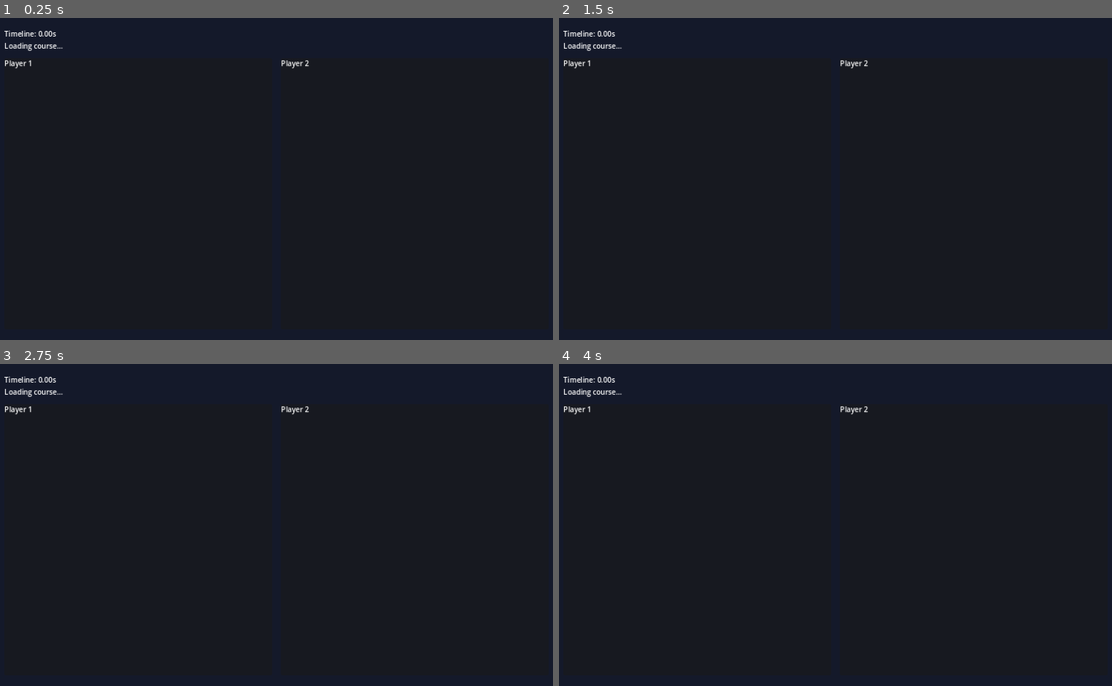
Above: before the commit, frames 1-4 (two rows, left to right).
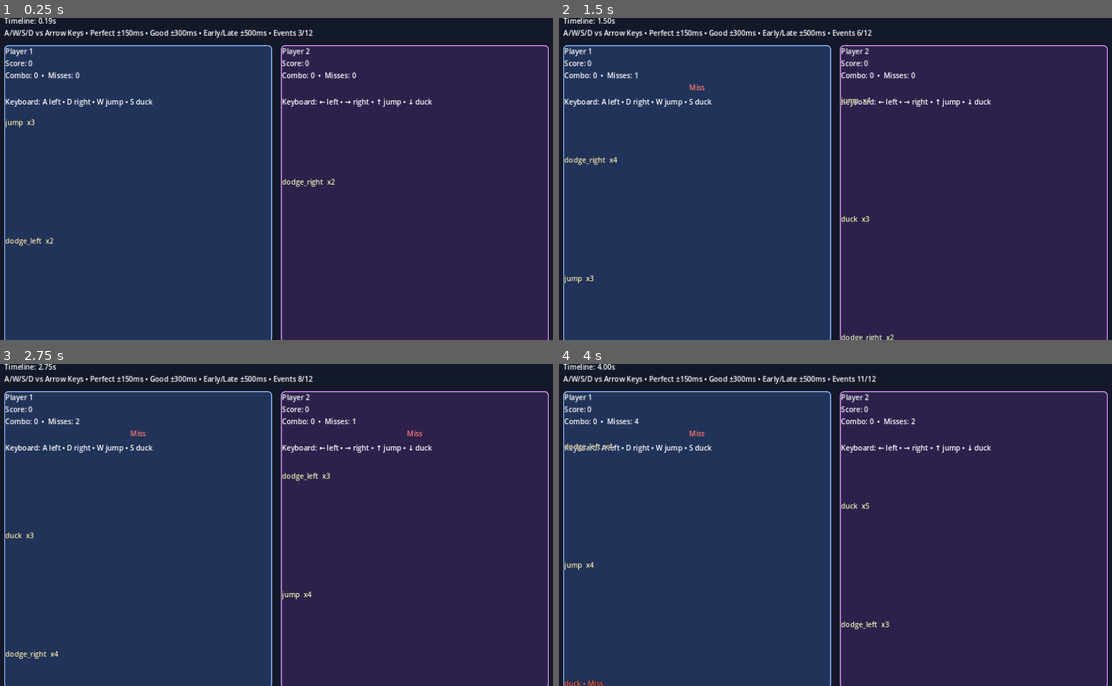
Above: after the commit, the same moments.

Repository: goblinsan/beat-dodge
Game: Godot game, scene res://scenes/main.tscn
The game is run twice, just before and just after one commit, with the same random seed, the same clock (stepped at 60 frames per second) and the same inputs.
Inputs:
- Up to frame 1 (0.25 s): no input
- Up to frame 2 (1.5 s): tap Enter at 0.5 s; hold D 0.53-1.28 s; hold S from 1.28 s (still down)
- Up to frame 3 (2.75 s): release S at 2.03 s; hold D from 2.03 s (still down)
- Up to frame 4 (4 s): release D at 2.78 s; hold W 2.78-3.53 s; hold A from 3.53 s (still down)

The runs differ from the first frame. In frame 1, 89% of the frame differs, in the area x 0-100%, y 0-100%; in frame 2, 89%; in frame 3, 89%; in frame 4, 89%.
Error before the commit: Invalid assignment of property or key 'border_width_all' with value of type 'int' on a base object of type 'StyleBoxFlat'. (res://scripts/course_runtime.gd:61)

Commit message:
feat: add keyboard scoring and results
Agent-Logs-Url: https://github.com/goblinsan/beat-dodge/sessions/832a644c-2234-4c4b-a213-1d87e70d548b

Co-authored-by: goblinsan <5173291+goblinsan@users.noreply.github.com>

Diff:
--- a/game/godot-project/scenes/main.tscn
+++ b/game/godot-project/scenes/main.tscn
@@ -64,6 +64,26 @@
 layout_mode = 2
 text = "Player 1"
 
+[node name="Lane1ScoreLabel" type="Label" parent="UI/Lanes/LanePlayer1/LaneContent"]
+unique_name_in_owner = true
+layout_mode = 2
+text = "Score: 0"
+
+[node name="Lane1ComboLabel" type="Label" parent="UI/Lanes/LanePlayer1/LaneContent"]
+unique_name_in_owner = true
+layout_mode = 2
+text = "Combo: 0  •  Misses: 0"
+
+[node name="Lane1FeedbackLabel" type="Label" parent="UI/Lanes/LanePlayer1/LaneContent"]
+unique_name_in_owner = true
+custom_minimum_size = Vector2(0, 28)
+layout_mode = 2
+horizontal_alignment = 1
+
+[node name="LaneBindingsLabel" type="Label" parent="UI/Lanes/LanePlayer1/LaneContent"]
+layout_mode = 2
+text = "Keyboard: A left • D right • W jump • S duck"
+
 [node name="Lane1PromptLayer" type="Control" parent="UI/Lanes/LanePlayer1/LaneContent"]
 unique_name_in_owner = true
 custom_minimum_size = Vector2(0, 520)
@@ -83,8 +103,66 @@
 layout_mode = 2
 text = "Player 2"
 
+[node name="Lane2ScoreLabel" type="Label" parent="UI/Lanes/LanePlayer2/LaneContent"]
+unique_name_in_owner = true
+layout_mode = 2
+text = "Score: 0"
+
+[node name="Lane2ComboLabel" type="Label" parent="UI/Lanes/LanePlayer2/LaneContent"]
+unique_name_in_owner = true
+layout_mode = 2
+text = "Combo: 0  •  Misses: 0"
+
+[node name="Lane2FeedbackLabel" type="Label" parent="UI/Lanes/LanePlayer2/LaneContent"]
+unique_name_in_owner = true
+custom_minimum_size = Vector2(0, 28)
+layout_mode = 2
+horizontal_alignment = 1
+
+[node name="LaneBindingsLabel" type="Label" parent="UI/Lanes/LanePlayer2/LaneContent"]
+layout_mode = 2
+text = "Keyboard: ← left • → right • ↑ jump • ↓ duck"
+
 [node name="Lane2PromptLayer" type="Control" parent="UI/Lanes/LanePlayer2/LaneContent"]
 unique_name_in_owner = true
 custom_minimum_size = Vector2(0, 520)
 layout_mode = 2
 size_flags_vertical = 3
+
+[node name="ResultsOverlay" type="CenterContainer" parent="."]
+unique_name_in_owner = true
+visible = false
+layout_mode = 1
+anchors_preset = 15
+anchor_right = 1.0
+anchor_bottom = 1.0
+grow_horizontal = 2
+grow_vertical = 2
+mouse_filter = 2
+
+[node name="ResultsPanel" type="PanelContainer" parent="ResultsOverlay"]
+layout_mode = 2
+custom_minimum_size = Vector2(620, 0)
+
+[node name="ResultsMargin" type="MarginContainer" parent="ResultsOverlay/ResultsPanel"]
+layout_mode = 2
+theme_override_constants/margin_left = 24
+theme_override_constants/margin_top = 24
+theme_override_constants/margin_right = 24
+theme_override_constants/margin_bottom = 24
+
+[node name="ResultsContent" type="VBoxContainer" parent="ResultsOverlay/ResultsPanel/ResultsMargin"]
+layout_mode = 2
+theme_override_constants/separation = 12
+
+[node name="ResultsTitleLabel" type="Label" parent="ResultsOverlay/ResultsPanel/ResultsMargin/ResultsContent"]
+unique_name_in_owner = true
+layout_mode = 2
+horizontal_alignment = 1
+text = "Results"
+
+[node name="ResultsBodyLabel" type="Label" parent="ResultsOverlay/ResultsPanel/ResultsMargin/ResultsContent"]
+unique_name_in_owner = true
+layout_mode = 2
+autowrap_mode = 3
+text = ""
--- a/game/godot-project/scripts/course_runtime.gd
+++ b/game/godot-project/scripts/course_runtime.gd
@@ -1,4 +1,11 @@
 extends Control
+
+const PLAYER_1 := "player_1"
+const PLAYER_2 := "player_2"
+
+const PERFECT_SCORE := 1000
+const GOOD_SCORE := 500
+const OK_SCORE := 250
 
 @export_file("*.json") var course_path: String = "res://data/sample_course.json"
 @export_file("*.wav", "*.ogg", "*.mp3") var music_path: String = ""
@@ -7,29 +14,53 @@
 @export var prompt_overshoot_ratio: float = 1.3
 @export var prompt_fade_seconds: float = 0.6
 @export var prompt_cleanup_delay: float = 0.7
+@export var perfect_window_seconds: float = 0.15
+@export var good_window_seconds: float = 0.3
+@export var early_late_window_seconds: float = 0.5
+@export var feedback_hold_seconds: float = 0.9
 
 @onready var audio_player: AudioStreamPlayer = $AudioPlayer
 @onready var lane_1_prompt_layer: Control = %Lane1PromptLayer
 @onready var lane_2_prompt_layer: Control = %Lane2PromptLayer
 @onready var lane_1_panel: PanelContainer = %LanePlayer1
 @onready var lane_2_panel: PanelContainer = %LanePlayer2
-@onready var timeline_label: Label = %TimelineLabel
-@onready var status_label: Label = %StatusLabel
-
-var _events: Array[Dictionary] = []
+@onready var lane_1_score_label: Label = %Lane1ScoreLabel
+@onready var lane_2_score_label: Label = %Lane2ScoreLabel
+@onready var lane_1_combo_label: Label = %Lane1ComboLabel
+@onready var lane_2_combo_label: Label = %Lane2ComboLabel
+@onready var lane_1_feedback_label: Label = %Lane1FeedbackLabel
+@onready var lane_2_feedback_label: Label = %Lane2FeedbackLabel
+@onready var timeline_label: Label = $UI/Header/TimelineLabel
+@onready var status_label: Label = $UI/Header/StatusLabel
+@onready var results_overlay: Control = %ResultsOverlay
+@onready var results_title_label: Label = %ResultsTitleLabel
+@onready var results_body_label: Label = %ResultsBodyLabel
+
+var _events: Array = []
 var _spawn_index: int = 0
 var _timeline_seconds: float = 0.0
 var _song_duration_seconds: float = 0.0
+var _course_end_seconds: float = 0.0
 var _start_ticks_msec: int = 0
 var _active_prompts: Array[Label] = []
+var _player_state: Dictionary = {}
+var _results_shown: bool = false
 
 func _ready() -> void:
+    _player_state = {
+        PLAYER_1: _make_player_state(),
+        PLAYER_2: _make_player_state(),
+    }
+
     _configure_lane_styles()
+    _update_hud()
+    results_overlay.visible = false
 
     var course: Dictionary = _load_course(course_path)
     if course.is_empty():
         status_label.text = "Unable to load course JSON"
         set_process(false)
+        set_process_unhandled_input(false)
         return
 
     _events = course.get("events", [])
@@ -39,41 +70,60 @@
 
     var song_data: Dictionary = course.get("song", {})
     _song_duration_seconds = float(song_data.get("duration_seconds", 0.0))
+    _course_end_seconds = max(_song_duration_seconds, _last_event_time() + early_late_window_seconds + prompt_cleanup_delay)
 
     _load_music(song_data.get("id", ""))
     if audio_player.stream != null:
         audio_player.play()
     _start_ticks_msec = Time.get_ticks_msec()
 
-    status_label.text = "Loaded %d prompts" % _events.size()
+    _update_status_label()
     set_process(true)
+    set_process_unhandled_input(true)
 
 func _process(_delta: float) -> void:
     _timeline_seconds = _read_timeline_seconds()
     _spawn_due_prompts()
+    _handle_missed_prompts()
     _update_prompt_positions()
     _cleanup_finished_prompts()
-    _update_debug_labels()
+    _update_hud()
+    _update_feedback_labels()
+    _update_status_label()
+
+    if not _results_shown and _timeline_seconds >= _course_end_seconds and _all_prompts_resolved():
+        _show_results()
+
+func _unhandled_input(event: InputEvent) -> void:
+    if _results_shown:
+        return
+    if not (event is InputEventKey):
+        return
+
+    var key_event: InputEventKey = event
+    if not key_event.pressed or key_event.echo:
+        return
+
+    var action_event := _normalize_keyboard_action(key_event)
+    if action_event.is_empty():
+        return
+
+    _handle_action_input(action_event)
+    get_viewport().set_input_as_handled()
 
 func _configure_lane_styles() -> void:
     var lane_1_style := StyleBoxFlat.new()
     lane_1_style.bg_color = Color(0.129, 0.2, 0.349)
-    lane_1_style.border_width_all = 2
+    lane_1_style.set_border_width_all(2)
     lane_1_style.border_color = Color(0.59, 0.76, 1.0)
-    lane_1_style.corner_radius_top_left = 8
-    lane_1_style.corner_radius_top_right = 8
-    lane_1_style.corner_radius_bottom_left = 8
-    lane_1_style.corner_radius_bottom_right = 8
+    lane_1_style.set_corner_radius_all(8)
     lane_1_panel.add_theme_stylebox_override("panel", lane_1_style)
 
     var lane_2_style := StyleBoxFlat.new()
     lane_2_style.bg_color = Color(0.176, 0.129, 0.298)
-    lane_2_style.border_width_all = 2
+    lane_2_style.set_border_width_all(2)
     lane_2_style.border_color = Color(0.9, 0.6, 1.0)
-    lane_2_style.corner_radius_top_left = 8
-    lane_2_style.corner_radius_top_right = 8
-    lane_2_style.corner_radius_bottom_left = 8
-    lane_2_style.corner_radius_bottom_right = 8
+    lane_2_style.set_corner_radius_all(8)
     lane_2_panel.add_theme_stylebox_override("panel", lane_2_style)
 
 func _load_course(path: String) -> Dictionary:
@@ -90,7 +140,7 @@
         push_error("Failed to open course file: %s" % path)
         return {}
 
-    var parsed := JSON.parse_string(file.get_as_text())
+    var parsed: Variant = JSON.parse_string(file.get_as_text())
     if typeof(parsed) != TYPE_DICTIONARY:
         push_error("Course JSON root must be an object: %s" % path)
         return {}
@@ -114,7 +164,6 @@
             var stream := load(candidate)
             if stream is AudioStream:
                 audio_player.stream = stream
-                status_label.text = "Loaded audio: %s" % candidate
                 return
 
     if not candidates.is_empty():
@@ -136,9 +185,9 @@
         _spawn_index += 1
 
 func _spawn_prompt(event: Dictionary, event_time: float) -> void:
-    var lane_id := str(event.get("player", "player_1"))
+    var lane_id := str(event.get("player", PLAYER_1))
     var lane_layer: Control = lane_1_prompt_layer
-    if lane_id == "player_2":
+    if lane_id == PLAYER_2:
         lane_layer = lane_2_prompt_layer
 
     var prompt := Label.new()
@@ -151,8 +200,148 @@
     prompt.add_theme_color_override("font_outline_color", Color(0.05, 0.08, 0.12))
     prompt.add_theme_constant_override("outline_size", 3)
     prompt.set_meta("target_time", event_time)
+    prompt.set_meta("player", lane_id)
+    prompt.set_meta("move", str(event.get("move", "")))
+    prompt.set_meta("resolved", false)
     lane_layer.add_child(prompt)
     _active_prompts.append(prompt)
+
+func _normalize_keyboard_action(event: InputEventKey) -> Dictionary:
+    var keycode := event.physical_keycode
+    if keycode == 0:
+        keycode = event.keycode
+
+    match keycode:
+        KEY_A:
+            return _make_action_event(PLAYER_1, "dodge_left")
+        KEY_D:
+            return _make_action_event(PLAYER_1, "dodge_right")
+        KEY_W:
+            return _make_action_event(PLAYER_1, "jump")
+        KEY_S:
+            return _make_action_event(PLAYER_1, "duck")
+        KEY_LEFT:
+            return _make_action_event(PLAYER_2, "dodge_left")
+        KEY_RIGHT:
+            return _make_action_event(PLAYER_2, "dodge_right")
+        KEY_UP:
+            return _make_action_event(PLAYER_2, "jump")
+        KEY_DOWN:
+            return _make_action_event(PLAYER_2, "duck")
+        _:
+            return {}
+
+func _make_action_event(player_id: String, move: String) -> Dictionary:
+    return {
+        "player": player_id,
+        "move": move,
+        "source": "keyboard",
+        "time_seconds": _timeline_seconds,
+    }
+
+func _handle_action_input(action_event: Dictionary) -> void:
+    var player_id := str(action_event.get("player", PLAYER_1))
+    var move := str(action_event.get("move", ""))
+    var prompt := _find_closest_prompt(player_id)
+    if prompt == null:
+        return
+
+    var expected_move := str(prompt.get_meta("move"))
+    if expected_move != move:
+        _resolve_prompt(prompt, player_id, "Miss", 0, Color(1.0, 0.45, 0.45), true)
+        return
+
+    var target_time := float(prompt.get_meta("target_time"))
+    var offset := _timeline_seconds - target_time
+    var absolute_offset := absf(offset)
+    if absolute_offset <= perfect_window_seconds:
+        _resolve_prompt(prompt, player_id, "Perfect", PERFECT_SCORE, Color(0.45, 1.0, 0.68))
+    elif absolute_offset <= good_window_seconds:
+        _resolve_prompt(prompt, player_id, "Good", GOOD_SCORE, Color(0.98, 0.88, 0.4))
+    elif absolute_offset <= early_late_window_seconds:
+        var label := "Late"
+        if offset < 0.0:
+            label = "Early"
+        _resolve_prompt(prompt, player_id, label, OK_SCORE, Color(0.65, 0.83, 1.0))
+
+func _find_closest_prompt(player_id: String) -> Label:
+    var best_prompt: Label = null
+    var best_offset := INF
+
+    for prompt in _active_prompts:
+        if not is_instance_valid(prompt):
+            continue
+        if bool(prompt.get_meta("resolved", false)):
+            continue
+        if str(prompt.get_meta("player", "")) != player_id:
+            continue
+
+        var target_time := float(prompt.get_meta("target_time"))
+        var absolute_offset := absf(_timeline_seconds - target_time)
+        if absolute_offset > early_late_window_seconds:
+            continue
+        if absolute_offset < best_offset:
+            best_offset = absolute_offset
+            best_prompt = prompt
+
+    return best_prompt
+
+func _handle_missed_prompts() -> void:
+    for prompt in _active_prompts:
+        if not is_instance_valid(prompt):
+            continue
+        if bool(prompt.get_meta("resolved", false)):
+            continue
+
+        var target_time := float(prompt.get_meta("target_time"))
+        if _timeline_seconds > target_time + early_late_window_seconds:
+            _resolve_prompt(
+                prompt,
+                str(prompt.get_meta("player", PLAYER_1)),
+                "Miss",
+                0,
+                Color(1.0, 0.45, 0.45),
+                true
+            )
+
+func _resolve_prompt(
+    prompt: Label,
+    player_id: String,
+    judgment: String,
+    points: int,
+    color: Color,
+    counts_as_miss: bool = false
+) -> void:
+    prompt.set_meta("resolved", true)
+    prompt.set_meta("result_time", _timeline_seconds)
+    prompt.text = "%s • %s" % [str(prompt.get_meta("move", "move")), judgment]
+    prompt.modulate = color
+
+    var state: Dictionary = _player_state.get(player_id, _make_player_state())
+    if counts_as_miss:
+        state["combo"] = 0
+        state["misses"] = int(state.get("misses", 0)) + 1
+    else:
+        state["combo"] = int(state.get("combo", 0)) + 1
+        state["score"] = int(state.get("score", 0)) + points
+        state["hits"] = int(state.get("hits", 0)) + 1
+        if int(state["combo"]) > int(state.get("max_combo", 0)):
+            state["max_combo"] = state["combo"]
+        if points > int(state.get("best_points", -1)):
+            state["best_points"] = points
+            state["best_moment"] = {
+                "move": str(prompt.get_meta("move", "")),
+                "judgment": judgment,
+                "time_seconds": float(prompt.get_meta("target_time", 0.0)),
+                "points": points,
+            }
+
+    state["feedback_text"] = judgment
+    if points > 0:
+        state["feedback_text"] = "%s +%d" % [judgment, points]
+    state["feedback_color"] = color
+    state["feedback_until"] = _timeline_seconds + feedback_hold_seconds
+    _player_state[player_id] = state
 
 func _update_prompt_positions() -> void:
     for prompt in _active_prompts:
@@ -166,8 +355,12 @@
             progress = clamp((_timeline_seconds - spawn_time) / prompt_lead_seconds, 0.0, prompt_overshoot_ratio)
 
         prompt.position.y = lerp(-30.0, lane_travel_pixels, progress)
-        if _timeline_seconds > target_time:
-            var fade := clamp((_timeline_seconds - target_time) / max(prompt_fade_seconds, 0.01), 0.0, 1.0)
+
+        var fade_anchor: float = target_time
+        if bool(prompt.get_meta("resolved", false)):
+            fade_anchor = max(fade_anchor, float(prompt.get_meta("result_time", target_time)))
+        if _timeline_seconds > fade_anchor:
+            var fade: float = clamp((_timeline_seconds - fade_anchor) / max(prompt_fade_seconds, 0.01), 0.0, 1.0)
             prompt.modulate.a = 1.0 - fade
 
 func _cleanup_finished_prompts() -> void:
@@ -177,16 +370,110 @@
             continue
 
         var target_time := float(prompt.get_meta("target_time"))
-        if _timeline_seconds > target_time + prompt_cleanup_delay:
+        var cleanup_at := target_time + prompt_cleanup_delay
+        if bool(prompt.get_meta("resolved", false)):
+            cleanup_at = max(cleanup_at, float(prompt.get_meta("result_time", target_time)) + prompt_cleanup_delay)
+
+        if _timeline_seconds > cleanup_at:
             prompt.queue_free()
         else:
             remaining.append(prompt)
 
     _active_prompts = remaining
 
-func _update_debug_labels() -> void:
+func _update_hud() -> void:
+    var player_1_state: Dictionary = _player_state.get(PLAYER_1, _make_player_state())
+    var player_2_state: Dictionary = _player_state.get(PLAYER_2, _make_player_state())
+
+    lane_1_score_label.text = "Score: %d" % int(player_1_state.get("score", 0))
+    lane_2_score_label.text = "Score: %d" % int(player_2_state.get("score", 0))
+    lane_1_combo_label.text = "Combo: %d  •  Misses: %d" % [int(player_1_state.get("combo", 0)), int(player_1_state.get("misses", 0))]
+    lane_2_combo_label.text = "Combo: %d  •  Misses: %d" % [int(player_2_state.get("combo", 0)), int(player_2_state.get("misses", 0))]
     timeline_label.text = "Timeline: %.2fs" % _timeline_seconds
-    if _song_duration_seconds > 0.0:
-        status_label.text = "Events %d/%d • Duration %.2fs" % [_spawn_index, _events.size(), _song_duration_seconds]
-    else:
-        status_label.text = "Events %d/%d" % [_spawn_index, _events.size()]
+
+func _update_feedback_labels() -> void:
+    _update_feedback_label(lane_1_feedback_label, _player_state.get(PLAYER_1, {}))
+    _update_feedback_label(lane_2_feedback_label, _player_state.get(PLAYER_2, {}))
+
+func _update_feedback_label(label: Label, state: Dictionary) -> void:
+    if _timeline_seconds > float(state.get("feedback_until", -1.0)):
+        label.text = ""
+        return
+
+    label.text = str(state.get("feedback_text", ""))
+    label.modulate = state.get("feedback_color", Color.WHITE)
+
+func _update_status_label() -> void:
+    if _results_shown:
+        status_label.text = "Round complete"
+        return
+
+    status_label.text = "A/W/S/D vs Arrow Keys • Perfect ±150ms • Good ±300ms • Early/Late ±500ms • Events %d/%d" % [_spawn_index, _events.size()]
+
+func _show_results() -> void:
+    _results_shown = true
+    results_overlay.visible = true
+    results_title_label.text = _build_results_title()
+    results_body_label.text = "%s\n\n%s" % [
+        _format_player_results(PLAYER_1, "Player 1"),
+        _format_player_results(PLAYER_2, "Player 2"),
+    ]
+
+func _build_results_title() -> String:
+    var player_1_score := int(_player_state.get(PLAYER_1, {}).get("score", 0))
+    var player_2_score := int(_player_state.get(PLAYER_2, {}).get("score", 0))
+    if player_1_score == player_2_score:
+        return "Results • It's a tie!"
+    if player_1_score > player_2_score:
+        return "Results • Player 1 wins!"
+    return "Results • Player 2 wins!"
+
+func _format_player_results(player_id: String, player_name: String) -> String:
+    var state: Dictionary = _player_state.get(player_id, _make_player_state())
+    var best_summary := "No scored moments"
+    var best_moment: Dictionary = state.get("best_moment", {})
+    if not best_moment.is_empty():
+        best_summary = "%s @ %.2fs (%s, +%d)" % [
+            str(best_moment.get("move", "")),
+            float(best_moment.get("time_seconds", 0.0)),
+            str(best_moment.get("judgment", "")),
+            int(best_moment.get("points", 0)),
+        ]
+
+    return "%s\nScore: %d\nMax combo: %d\nMisses: %d\nBest moment: %s" % [
+        player_name,
+        int(state.get("score", 0)),
+        int(state.get("max_combo", 0)),
+        int(state.get("misses", 0)),
+        best_summary,
+    ]
+
+func _all_prompts_resolved() -> bool:
+    if _spawn_index < _events.size():
+        return false
+
+    for prompt in _active_prompts:
+        if is_instance_valid(prompt) and not bool(prompt.get_meta("resolved", false)):
+            return false
+
+    return true
+
+func _last_event_time() -> float:
+    var last_event_time := 0.0
+    for event in _events:
+        last_event_time = max(last_event_time, float(event.get("time_seconds", 0.0)))
+    return last_event_time
+
+func _make_player_state() -> Dictionary:
+    return {
+        "score": 0,
+        "combo": 0,
+        "max_combo": 0,
+        "misses": 0,
+        "hits": 0,
+        "best_points": -1,
+        "best_moment": {},
+        "feedback_text": "",
+        "feedback_color": Color.WHITE,
+        "feedback_until": -1.0,
+    }
Not shown, changed: game/godot-project/README.md
